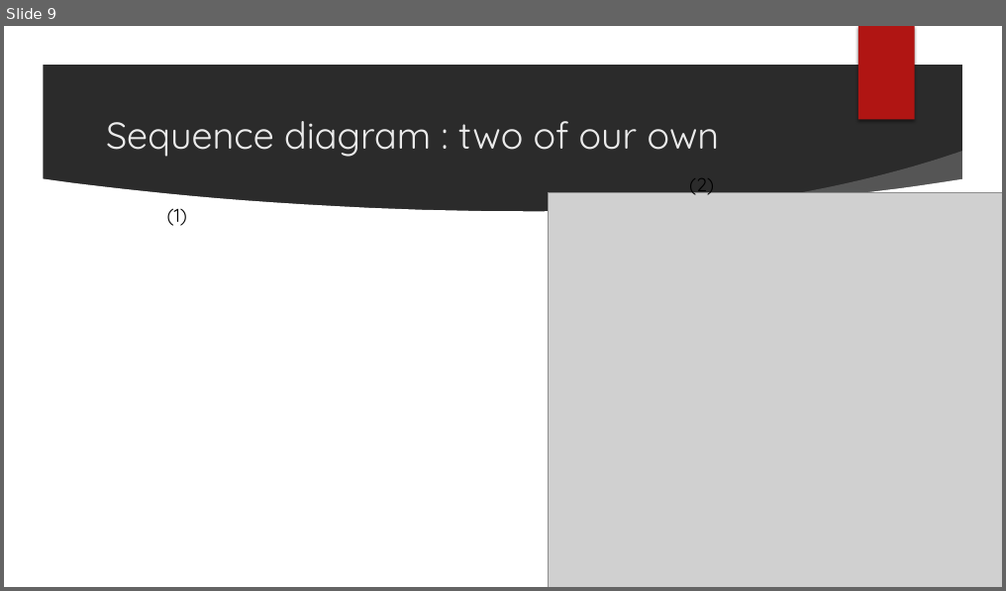
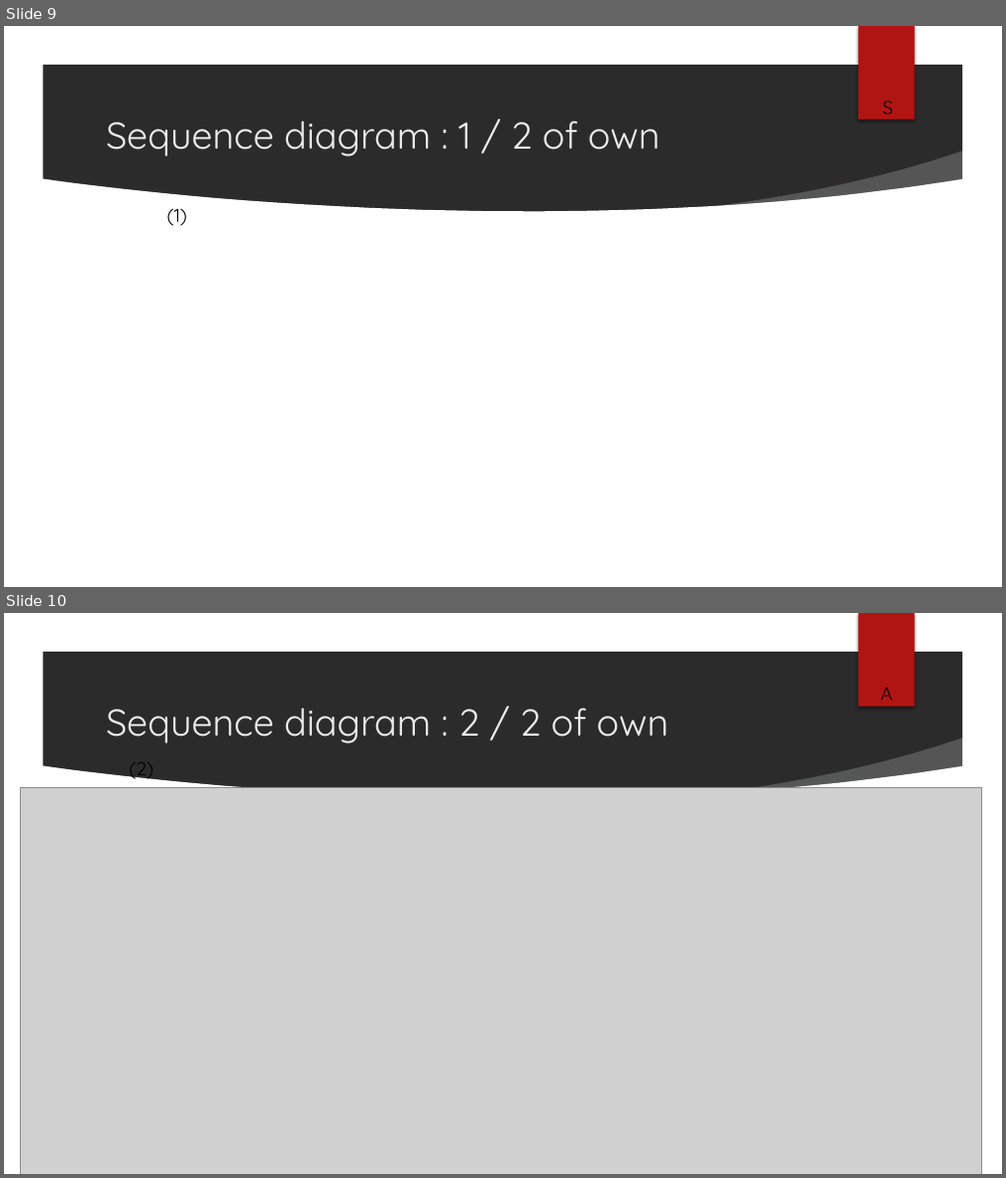
Before and after one commit to simondifalco13/ASP_Project_2021, a slide deck: commun/Réunion 10/PPDiFalcoHuygebaert.pptx. Shown one above the other, each under a label of ours: slide 9 before the commit, slides 9 and 10 after it. The pictures are 1006x591 and 1006x1178 pixels, drawn with LibreOffice and Linux fonts; fonts in the diff are those of the drawing; grey boxes stand for pictures; background and template pictures are left out; a plain dark background stands for a picture behind light text. Boxes give left, top, right and bottom in pixels: in the first picture for what was removed or moved away, otherwise in the second. Text is boxed around its words. In the diff, an @@ line names an element or a change of style, - is before the commit and + after.

```diff
--- a/commun/Réunion 10/PPDiFalcoHuygebaert.pptx
+++ b/commun/Réunion 10/PPDiFalcoHuygebaert.pptx
@@ slide 10 added at (4,613,1002,1174), background picture (left out); not listed: 6 template elements that a slide beside it also shows @@
@@ text added at (880,687,892,700), 18 pt, text #000000 @@
+A
@@ title added at (106,708,669,744), 36 pt, text #EBEBEB @@
+Sequence diagram : 2 / 2 of own
@@ picture added at (20,787,982,1174) @@
@@ text added at (129,762,153,782), 18 pt, text #000000 @@
+(2)
@@ slide 9 changed as well @@
@@ text added at (882,100,893,120), 18 pt, text #000000 @@
+S
@@ title at (106,121,660,157): text changed @@
-Sequence diagram : two of our own
+Sequence diagram : 1 / 2 of own
@@ picture removed at (548,193,1002,587) @@
@@ text removed at (689,178,714,198) @@
-(2)
```
Also in this commit, not shown: 10 other slides changed, 1 other file.
